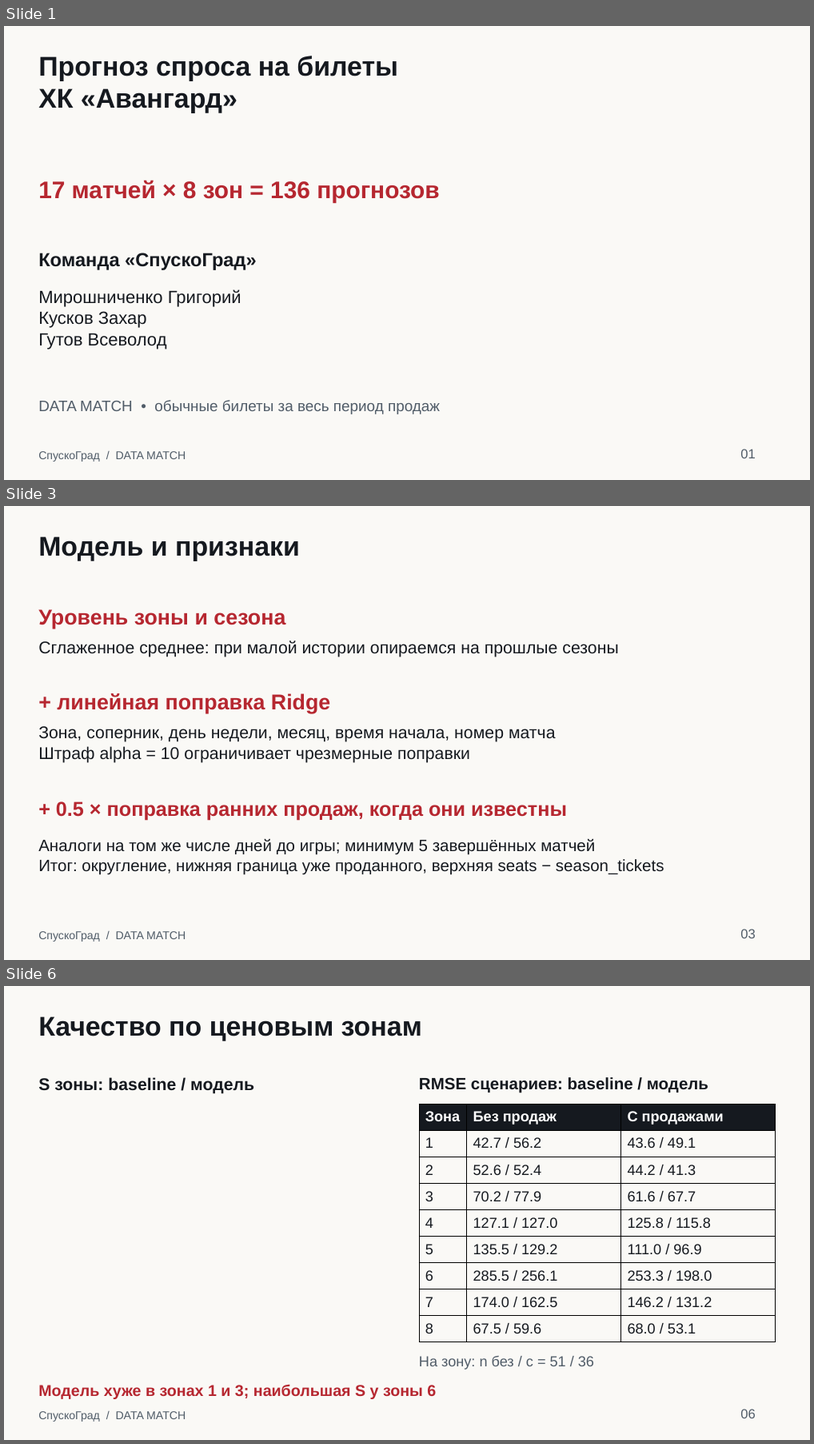
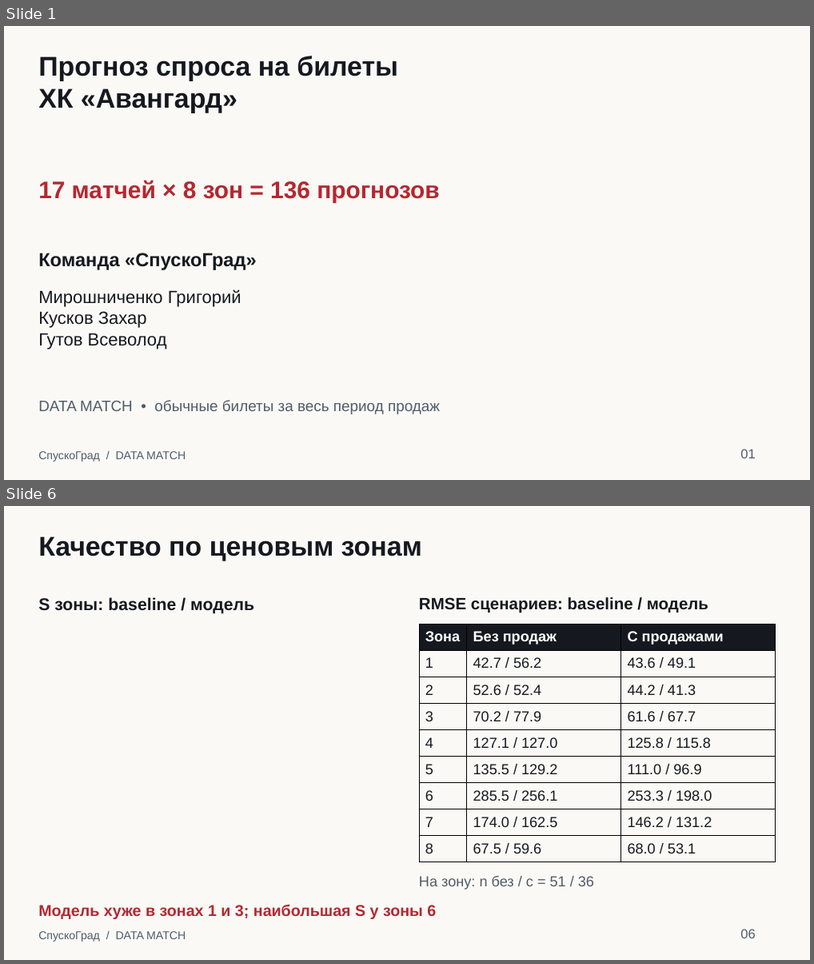
Before and after one commit to Mirr218/DATA-MATCH, a slide deck: outputs/submission/DATA_MATCH_SpuskoGrad.pptx. Shown one above the other, each under a label of ours: slides 1, 3 and 6 before the commit, slides 1 and 6 after it; the slides between them are not shown. The pictures are 814x1444 and 814x964 pixels, drawn with LibreOffice and Linux fonts; fonts in the diff are those of the drawing. Boxes give left, top, right and bottom in pixels: in the first picture for what was removed or moved away, otherwise in the second. Text is boxed around its words. In the diff, an @@ line names an element or a change of style, - is before the commit and + after.

```diff
--- a/outputs/submission/DATA_MATCH_SpuskoGrad.pptx
+++ b/outputs/submission/DATA_MATCH_SpuskoGrad.pptx
@@ slide 3 removed at <box>4,506,810,960</box>, background #FAF9F6 @@
@@ text removed at <box>38,536,300,561</box> @@
-Модель и признаки
@@ text removed at <box>38,609,286,628</box> @@
-Уровень зоны и сезона
@@ text removed at <box>38,640,618,657</box> @@
-Сглаженное среднее: при малой истории опираемся на прошлые сезоны
@@ text removed at <box>57,693,330,713</box> @@
-+ линейная поправка Ridge
@@ text removed at <box>38,726,556,763</box> @@
-Зона, соперник, день недели, месяц, время начала, номер матча
-Штраф alpha = 10 ограничивает чрезмерные поправки
@@ text removed at <box>56,801,567,820</box> @@
-+ 0.5 × поправка ранних продаж, когда они известны
@@ text removed at <box>38,838,665,875</box> @@
-Аналоги на том же числе дней до игры; минимум 5 завершённых матчей
-Итог: округление, нижняя граница уже проданного, верхняя seats − season_tickets
@@ text removed at <box>38,931,186,941</box> @@
-СпускоГрад / DATA MATCH
@@ text removed at <box>741,928,755,938</box> @@
-03
```
Also in this commit, not shown: 1 slide changed, 4 slides added, 3 other slides removed, 9 other files.
